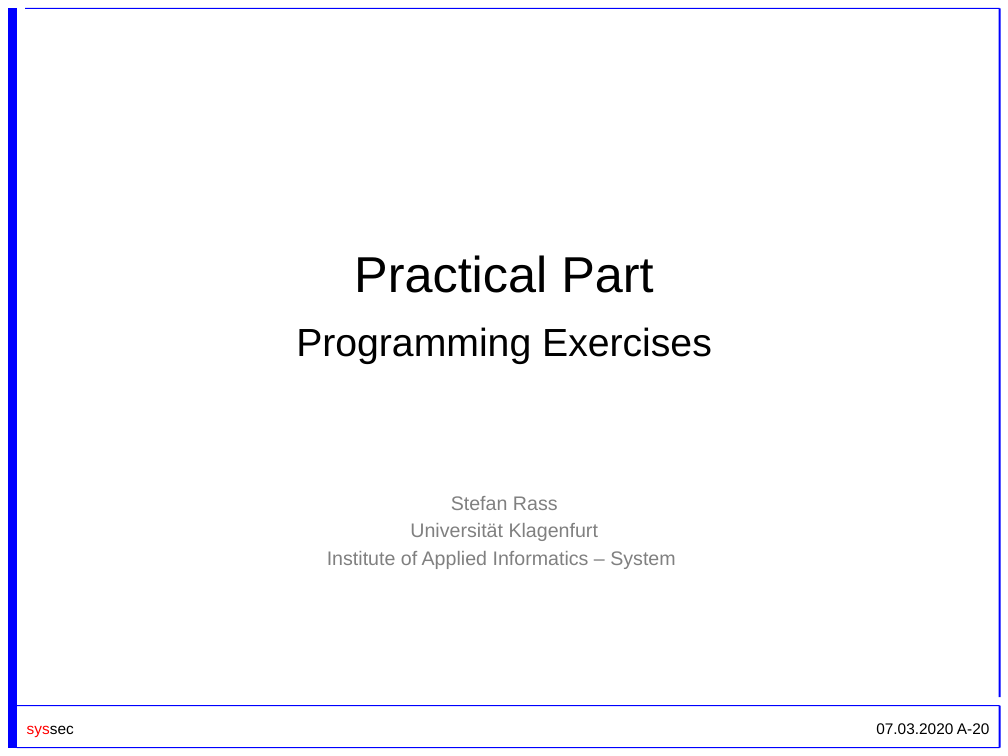
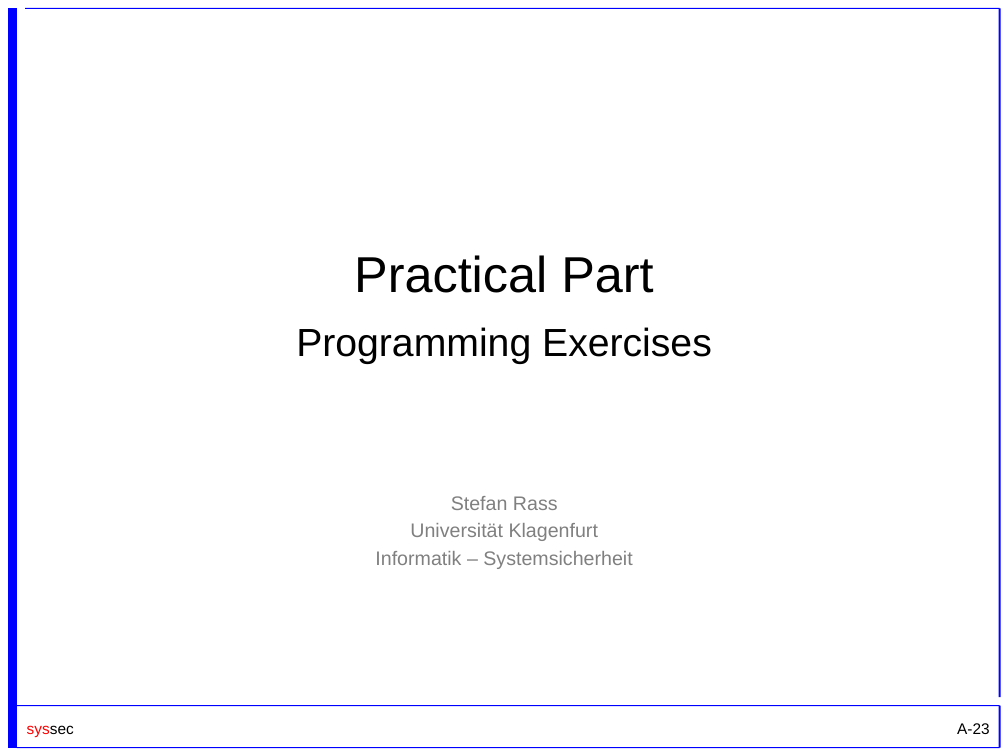
Before and after one commit to cryptool-org/cryptobrief, a slide deck: slide 23 of manual (drafts)/Sunset_Slides_UniKlu.pptx (slide 20 before the commit). Drawn at 1008x756 pixels with LibreOffice and Linux fonts; fonts in the diff are those of the drawing; background and template pictures are left out. Boxes give left, top, right and bottom in pixels: in the first picture for what was removed or moved away, otherwise in the second. Text is boxed around its words. In the diff, an @@ line names an element or a change of style, - is before the commit and + after.

```diff
--- a/manual (drafts)/Sunset_Slides_UniKlu.pptx
+++ b/manual (drafts)/Sunset_Slides_UniKlu.pptx
@@ text "Stefan Rass": place and size @@
-text "Stefan Rass" at <box>327,496,675,569</box>
+text "Stefan Rass" at <box>375,496,632,569</box>
@@ text at <box>375,551,632,569</box>: text changed @@
-Institute of Applied Informatics – System
+Informatik – Systemsicherheit
@@ page number at <box>957,723,990,734</box>: text changed @@
-07.03.2020 A-20
+A-23
```
Also in this commit, not shown: 12 other slides changed, 10 slides added, 1 other file.
